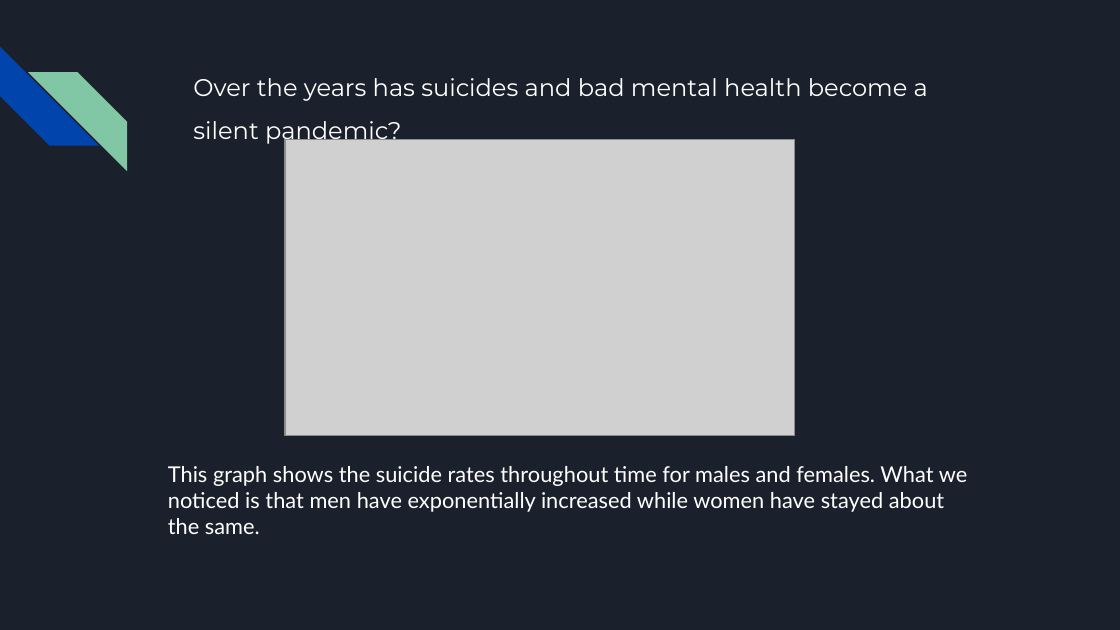
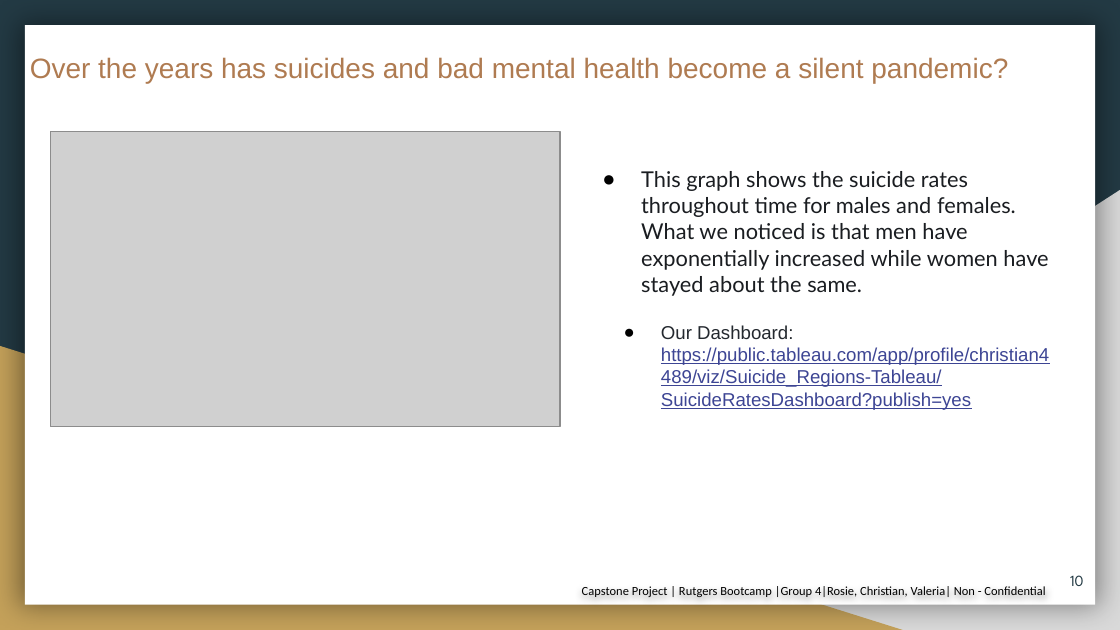
Before and after one commit to RosieMina/Final_project, a slide deck: slide 10 of Final Project.pptx (slide 8 before the commit). Drawn at 1120x630 pixels with LibreOffice and Linux fonts; fonts in the diff are those of the drawing; grey boxes stand for pictures. Boxes give left, top, right and bottom in pixels: in the first picture for what was removed or moved away, otherwise in the second. Text is boxed around its words. In the diff, an @@ line names an element or a change of style, - is before the commit and + after.

```diff
--- a/Final Project.pptx
+++ b/Final Project.pptx
@@ background #1B212C to #233A44 @@
@@ title "Over the years has suicides ...": place and size @@
-title "Over the years has suicides ..." at (193, 78, 928, 144)
+title "Over the years has suicides ..." at (30, 57, 1008, 83)
@@ title "Over the years has suicides ..." at (30, 57, 1008, 83): size 15.5 to 18 pt, font Montserrat to Arial, text colour #FFFFFF to #AF7B51 @@
@@ rectangle added at (25, 26, 1095, 605), fill #FFFFFF @@
@@ diag stripe removed at (0, 47, 99, 146) @@
@@ diag stripe removed at (28, 72, 127, 170) @@
@@ picture: place and size @@
-picture at (284, 140, 794, 436)
+picture at (50, 132, 560, 428)
@@ text "This graph shows the suicide ...": place and size @@
-text "This graph shows the suicide ..." at (168, 466, 967, 534)
+text "This graph shows the suicide ..." at (641, 171, 1048, 296)
@@ text "This graph shows the suicide ..." at (641, 171, 1048, 296): text colour #FFFFFF to #1A1D21; bullet none to ● @@
@@ right triangle added at (439, 190, 1120, 630), fill #D9D9D9 @@
@@ text added at (661, 325, 1049, 410), 12 pt, text #3D4594, underline @@
+● Our Dashboard: https://public.tableau.com/app/profile/christian4489/viz/Suicide_Regions-Tableau/SuicideRatesDashboard?publish=yes
@@ right triangle added at (0, 346, 903, 630), fill #C4A15A @@
@@ text added at (582, 586, 1045, 597), 8 pt, text #000000 @@
+Capstone Project | Rutgers Bootcamp |Group 4|Rosie, Christian, Valeria| Non - Confidential
@@ page number added at (1070, 575, 1084, 586), 10 pt, text #233A44 @@
+10
```
Also in this commit, not shown: 7 other slides changed, 8 slides added, 2 slides removed.
